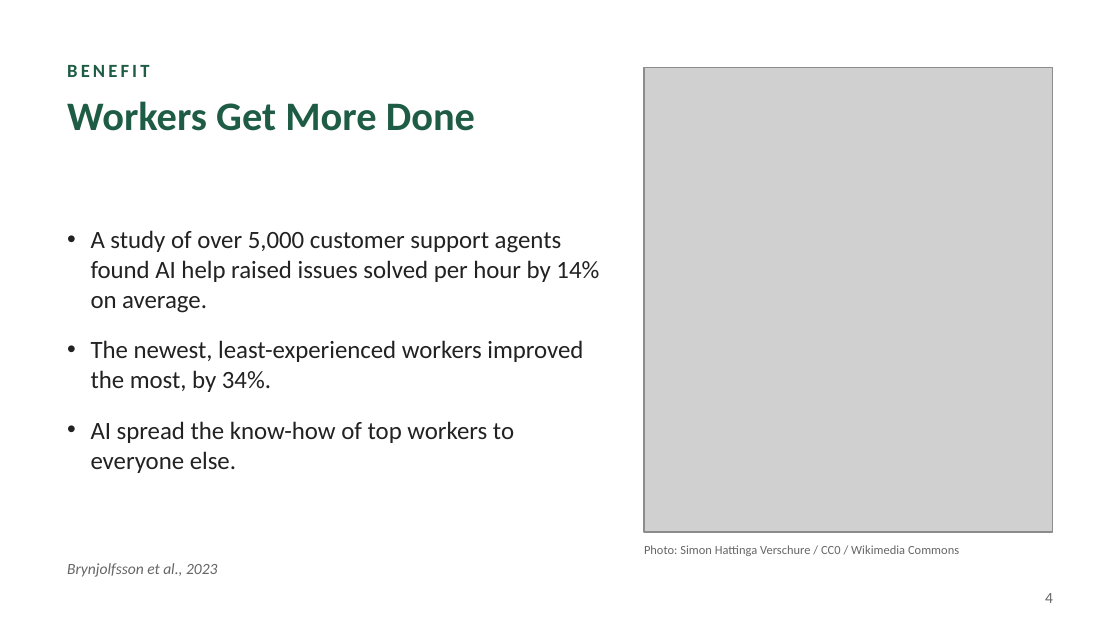
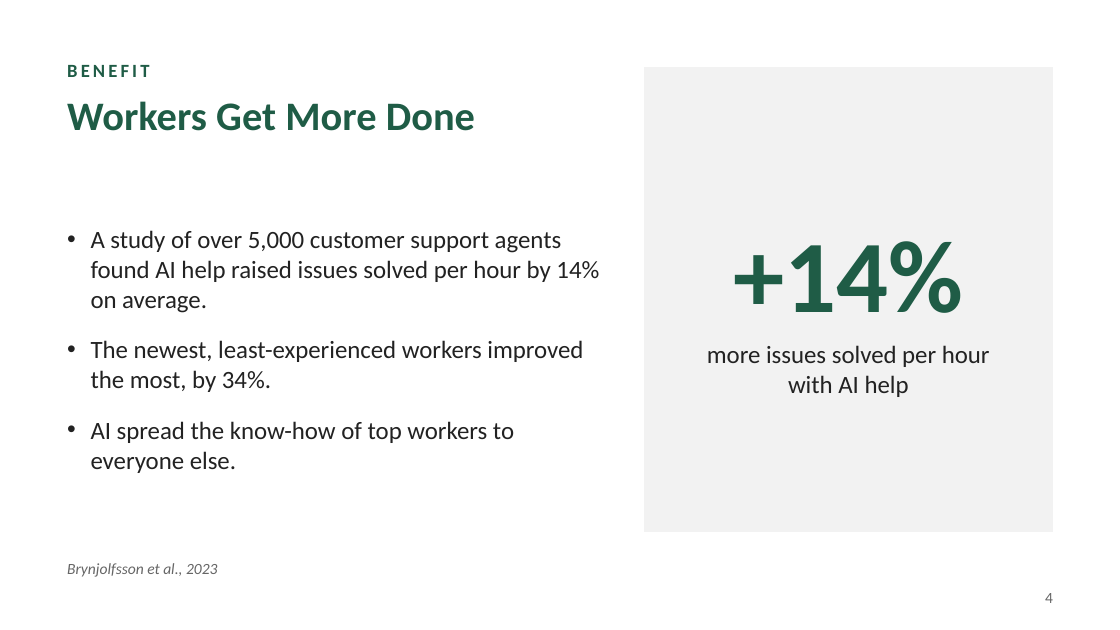
Before and after one commit to Hvdxx/academic-pptx-skill, a slide deck: slide 4 of presentations/AI_and_the_Economy.pptx. Drawn at 1120x630 pixels with LibreOffice and Linux fonts; fonts in the diff are those of the drawing; grey boxes stand for pictures. Boxes give left, top, right and bottom in pixels: in the first picture for what was removed or moved away, otherwise in the second. Text is boxed around its words. In the diff, an @@ line names an element or a change of style, - is before the commit and + after.

```diff
--- a/presentations/AI_and_the_Economy.pptx
+++ b/presentations/AI_and_the_Economy.pptx
@@ picture removed at box(644, 67, 1053, 532) @@
@@ rectangle added at box(644, 67, 1053, 532), fill #F2F2F2 @@
@@ text added at box(733, 241, 963, 313), 66 pt, text #1F5C46, bold @@
++14%
@@ text added at box(707, 345, 990, 397), 16 pt, text #222222 @@
+more issues solved per hour with AI help
@@ text removed at box(644, 545, 959, 556) @@
-Photo: Simon Hattinga Verschure / CC0 / Wikimedia Commons
```
Also in this commit, not shown: 3 other slides changed, 1 other file.
